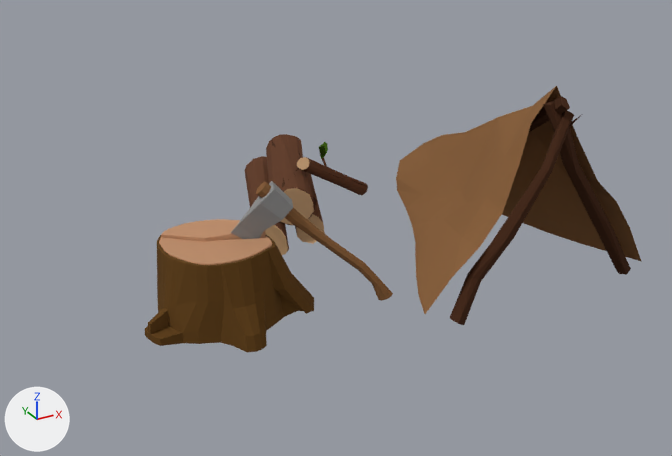
Renders of the Blender file Assets/Models/logging-camp.blend from each side of a commit.
Camera for both pictures: a 50 mm lens placed at (-1.265, -2.118, 1.205), pointed at (-0.122, -0.039, 0.166). The lights are fixed; the arrows at lower left show +X, +Y and +Z.
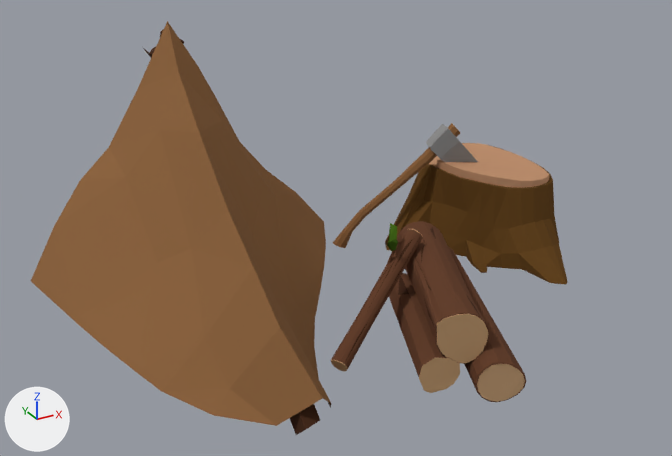
Commit message: Updated logging camp model

Where the newer file only moved an object's origin or applied its transform, the numbers keep the older frame.

Boxes [x1, y1, x2, y2] around the edits, measured in the pictures (672 x 456 px):
```json
{"object": "Cylinder", "change": "mesh rescaled, moved, turned", "before": [396, 86, 641, 325], "after": [31, 21, 331, 435]}
{"object": "Cylinder.001", "change": "mesh turned", "before": [145, 219, 314, 353], "after": [385, 143, 568, 285]}
{"object": "Cylinder.004", "change": "moved, turned", "before": [266, 134, 314, 225], "after": [396, 221, 489, 364]}
{"object": "Cylinder.002", "change": "reshaped", "before": [231, 181, 393, 301], "after": [333, 123, 478, 248], "on screen": "10% narrower"}
{"object": "Cylinder.005", "change": "moved, turned", "before": [245, 156, 289, 255], "after": [448, 246, 526, 402]}
{"object": "Cylinder.007", "change": "moved, turned", "before": [297, 142, 368, 195], "after": [331, 223, 422, 371]}
{"object": "Cylinder.003", "change": "moved, turned", "before": [295, 172, 325, 244], "after": [389, 273, 460, 393]}
{"object": "Cylinder.006", "change": "moved, turned", "before": [266, 139, 314, 224], "after": [401, 222, 489, 355]}
```

The change, as JSON lines over the scene's bpy script:
```json
{"block": "me_cylinder", "where": "me_cylinder.from_pydata(...)  # 228 vertices, 191 faces; spans x -2.6..2.24, y -0.39..5.42, z -0.1..3.82"}
{"block": "me_cylinder", "where": "# used by ob_cylinder; location = (0.362, -0.363, -0.002); scale = (0.153, 0.153, 0.153)"}
{"block": "me_cylinder", "change": "me_cylinder part 1: the whole mesh is scaled about its middle by 1.3, then moved by (-0.2, 0.3, 0.09)"}
{"block": "me_cylinder_001", "where": "me_cylinder_001.from_pydata(...)  # 220 vertices, 236 faces; spans x -1.24..1.84, y -1.63..1.92, z -1.08..0.5"}
{"block": "me_cylinder_001", "where": "# used by ob_cylinder_001; location = (-0.504, -0.025, 0.151); scale = (0.153, 0.153, 0.153)"}
{"block": "me_cylinder_001", "change": "me_cylinder_001 part 2: the whole mesh is turned -180 degrees about the z axis through its middle and scaled by 1.22, then moved by (5.79, 0.02, 0.0)"}
{"block": "me_cylinder_002", "where": "me_cylinder_002.from_pydata(...)  # 68 vertices, 60 faces; spans x -0.17..0.94, y -0.15..0.19, z -1.51..1.65"}
{"block": "me_cylinder_002", "where": "# used by ob_cylinder_002; location = (-0.184, -0.139, 0.174); rotation_euler = (0.0, 0.841, 2.785), in degrees (0, 48, 160); scale = (0.153, 0.153, 0.153)"}
{"block": "me_cylinder_002", "change": "me_cylinder_002 part 3: the whole mesh is multiplied about its middle by the matrix ((0.119, 0.0, -1.063), (0.0, -1.07, 0.0), (-1.063, 0.0, -0.119)), then moved by (-1.4, -2.54, -1.6)"}
{"op": "set", "path": "ob_cylinder.location", "old": "(0.362, -0.363, -0.002)", "new": "(-0.446, 0.37, -0.002)"}
{"op": "set", "path": "ob_cylinder.rotation_euler", "old": "(0.0, 0.0, 0.0)", "new": "(0.0, 0.0, 3.142)", "note": "degrees (0, 0, 0) -> degrees (0, 0, 180)"}
{"op": "set", "path": "ob_cylinder_003.location", "old": "(0.02, 0.428, 0.052)", "new": "(-0.105, -0.421, 0.052)"}
{"op": "set", "path": "ob_cylinder_003.rotation_euler", "old": "(1.181, -1.571, 0.0)", "new": "(4.322, -1.571, 0.0)", "note": "degrees (68, -90, 0) -> degrees (248, -90, 0)"}
{"op": "set", "path": "ob_cylinder_004.location", "old": "(-0.038, 0.428, 0.153)", "new": "(-0.047, -0.422, 0.153)"}
{"op": "set", "path": "ob_cylinder_004.rotation_euler", "old": "(-1.571, 0.163, 2.752)", "new": "(-1.571, 0.163, 5.893)", "note": "degrees (-90, 9.3, 158) -> degrees (-90, 9.3, 338)"}
{"op": "set", "path": "ob_cylinder_005.location", "old": "(-0.098, 0.476, 0.053)", "new": "(0.014, -0.47, 0.053)"}
{"op": "set", "path": "ob_cylinder_005.rotation_euler", "old": "(1.571, 0.0, 2.752)", "new": "(1.571, 0.0, 5.893)", "note": "degrees (90, 0, 158) -> degrees (90, 0, 338)"}
{"op": "set", "path": "ob_cylinder_006.location", "old": "(-0.038, 0.428, 0.153)", "new": "(-0.047, -0.422, 0.153)"}
{"op": "set", "path": "ob_cylinder_006.rotation_euler", "old": "(-1.571, 0.163, 2.752)", "new": "(-1.571, 0.163, 5.893)", "note": "degrees (-90, 9.3, 158) -> degrees (-90, 9.3, 338)"}
{"op": "set", "path": "ob_cylinder_007.location", "old": "(0.141, 0.395, 0.148)", "new": "(-0.226, -0.389, 0.148)"}
{"op": "set", "path": "ob_cylinder_007.rotation_euler", "old": "(-1.571, 0.163, 2.752)", "new": "(-1.571, 0.163, 5.893)", "note": "degrees (-90, 9.3, 158) -> degrees (-90, 9.3, 338)"}
```
